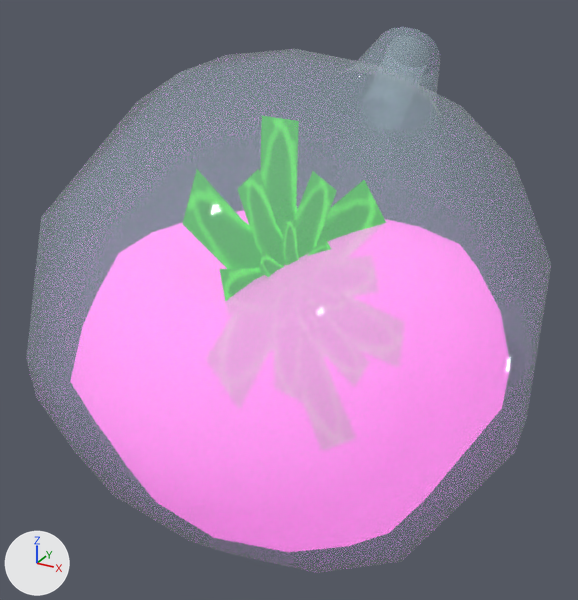
Two versions of the glTF model Assets/Theke/Seerosensaft_bottle.glb, one commit apart.
Rendered twice from a 50 mm camera at (0.153, -0.243, 0.176) aimed at (-0.007, 0.047, 0.031). Arrows for +X, +Y and +Z are at lower left; the lights stay in place.
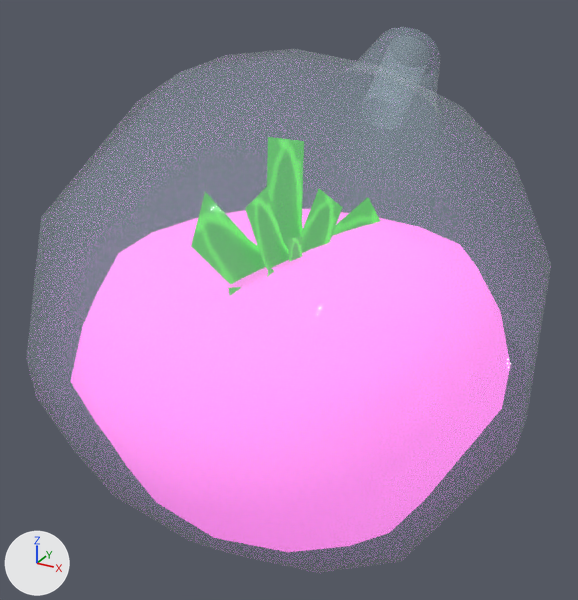
The change, as JSON lines over the scene's bpy script:
```json
{"op": "add", "block": "img_seeroseinside_basecolor_seeroseinside_alpha", "code": ["img_seeroseinside_basecolor_seeroseinside_alpha = load_image('SeeRoseInside_BaseColor-SeeRoseInside_Alpha', '_unpacked/SeeRoseInside_BaseColor-SeeRoseInside_Alpha', 512, 512, 'sRGB')"]}
{"op": "add", "block": "img_seeroseinside_roughness", "code": ["img_seeroseinside_roughness = load_image('SeeRoseInside_Roughness', '_unpacked/SeeRoseInside_Roughness', 512, 512, 'Non-Color')"]}
{"block": "mat_seeroseinside", "change": "nodes: BsdfPrincipled, Math, OutputMaterial, TexImage x2"}
{"block": "mat_seeroseinside", "change": "nodes: BsdfPrincipled, Math, OutputMaterial, SeparateColor, TexImage x3"}
{"block": "mat_seeroseinside", "change": "uses the picture img_seeroseinside_basecolor_seeroseinside_alpha"}
{"block": "mat_seeroseinside", "change": "uses the picture img_seeroseinside_roughness"}
{"op": "add", "block": "ob_plane_001", "code": "ob_plane_001.parent = ob_seerosensaft"}
{"op": "set", "path": "ob_plane_001.location", "old": "(0.0, 0.0385, 0.043)", "new": "(0.001, -0.000928, 0.0536)"}
{"op": "set", "path": "ob_plane_001.rotation_euler", "old": "(0.525, 1.077, 0.473)", "new": "(1.384, 0.378, 1.1)", "note": "degrees (30, 62, 27) -> degrees (79, 22, 63)"}
{"op": "add", "block": "ob_plane_002", "code": "ob_plane_002.parent = ob_seerosensaft"}
{"op": "set", "path": "ob_plane_002.location", "old": "(0.00148, 0.0385, 0.043)", "new": "(0.00312, -0.00183, 0.0541)"}
{"op": "set", "path": "ob_plane_002.rotation_euler", "old": "(-0.494, 1.087, -0.655)", "new": "(1.299, 0.873, 0.959)", "note": "degrees (-28, 62, -38) -> degrees (74, 50, 55)"}
{"op": "set", "path": "ob_plane_003.location", "old": "(0.0025, 0.0385, 0.043)", "new": "(0.00366, -0.00205, 0.0542)"}
{"op": "set", "path": "ob_plane_003.rotation_euler", "old": "(-0.956, 0.781, -1.218)", "new": "(0.924, 1.28, 0.543)", "note": "degrees (-55, 45, -70) -> degrees (53, 73, 31)"}
```

Location of each change, [x1, y1, x2, y2] in pixels of the pictures (578 x 600 px):
```json
{"object": "SeeRosensaft", "change": "surface changed", "before": [70, 209, 510, 552], "after": [70, 209, 510, 552]}
{"object": "Plane.001", "change": "moved, turned", "before": [182, 116, 386, 269], "after": [191, 137, 380, 284]}
{"object": "Plane.002", "change": "moved, turned", "before": [220, 169, 337, 301], "after": [228, 188, 343, 295]}
{"object": "Plane.003", "change": "moved, turned", "before": [260, 220, 331, 277], "after": [267, 236, 302, 277]}
```
